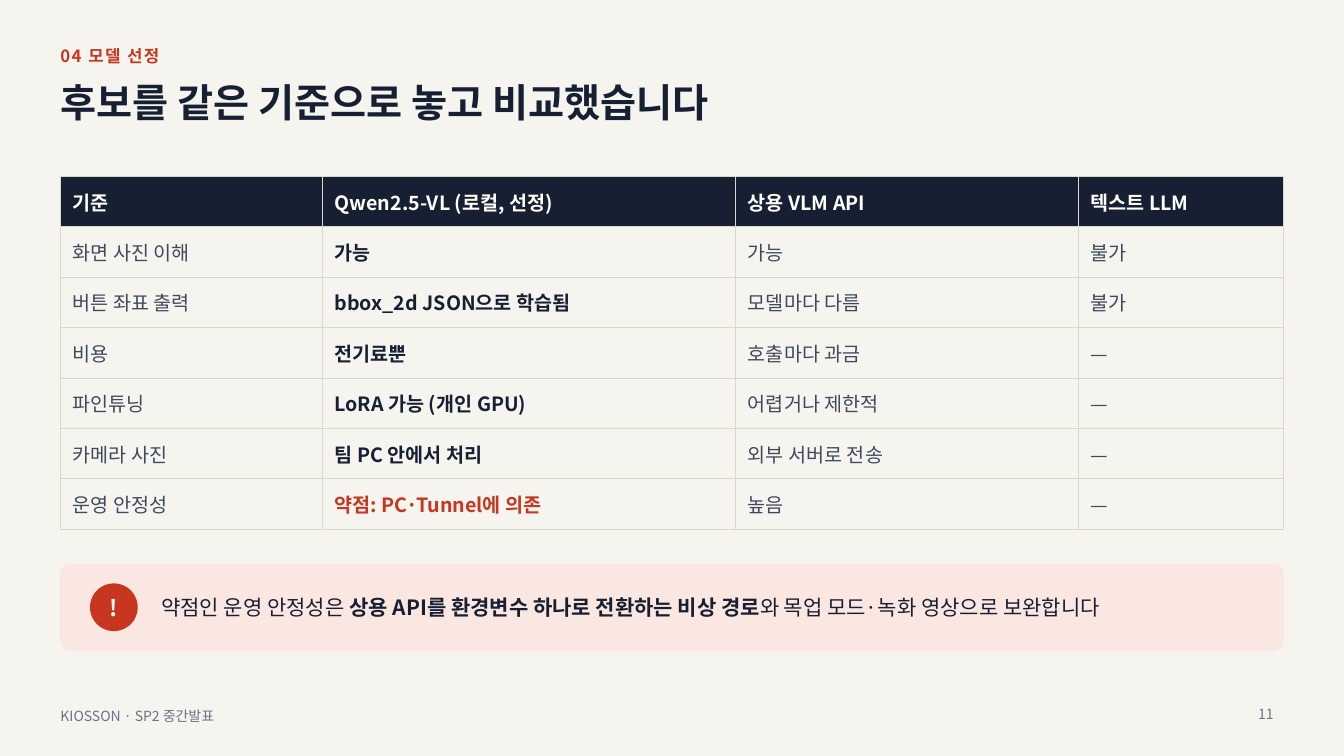
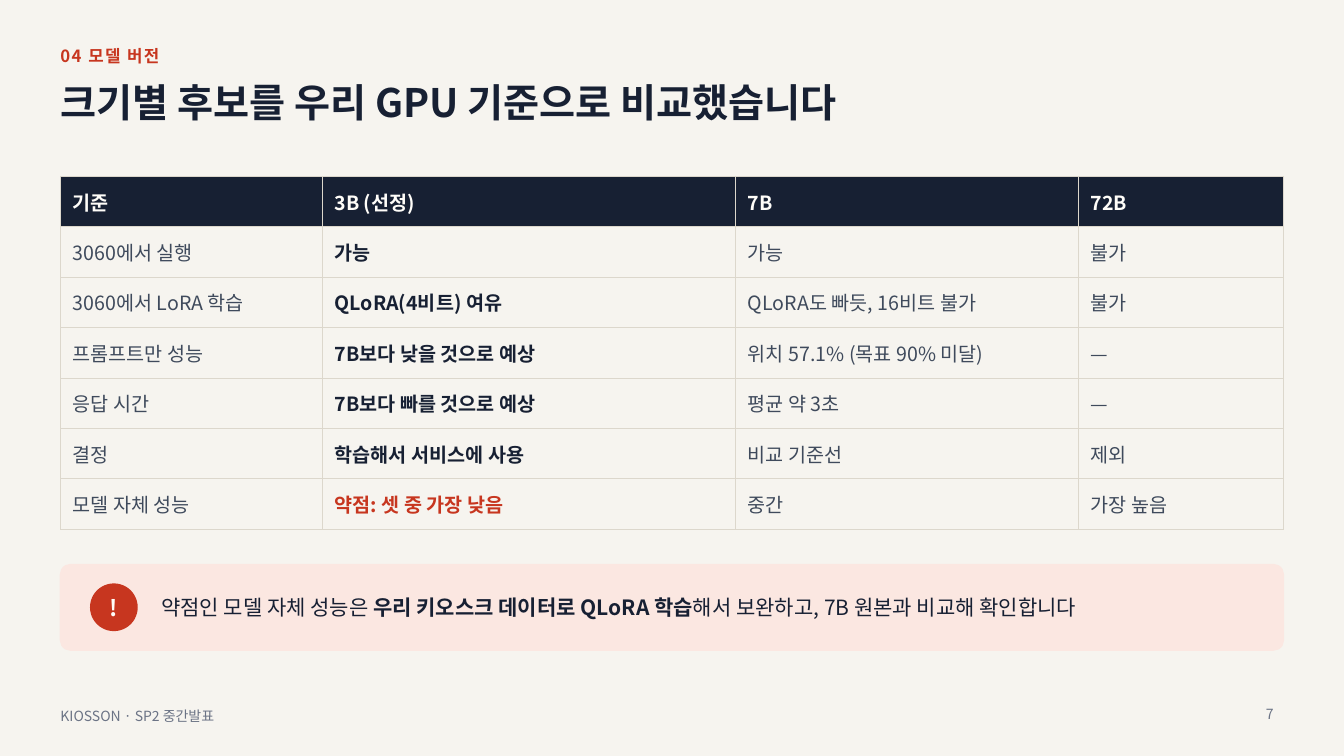
Before and after one commit to TeamProjectAIServiceDevelop/team-project, a slide deck: slide 7 of 자료/중간발표/중간발표.pptx (slide 11 before the commit). Drawn at 1344x756 pixels with LibreOffice and Linux fonts; fonts in the diff are those of the drawing. Boxes give left, top, right and bottom in pixels: in the first picture for what was removed or moved away, otherwise in the second. Text is boxed around its words. In the diff, an @@ line names an element or a change of style, - is before the commit and + after.

```diff
--- a/자료/중간발표/중간발표.pptx
+++ b/자료/중간발표/중간발표.pptx
@@ text at (60,48,159,64): text changed @@
-04 모델 선정
+04 모델 버전
@@ title at (60,84,836,121): text changed @@
-후보를 같은 기준으로 놓고 비교했습니다
+크기별 후보를 우리 GPU 기준으로 비교했습니다
@@ table at (60,176,1284,518) @@
-row 1: 기준 | Qwen2.5-VL (로컬, 선정) | 상용 VLM API | 텍스트 LLM
+row 1: 기준 | 3B (선정) | 7B | 72B
-row 2, column 1: 화면 사진 이해
+row 2, column 1: 3060에서 실행
-row 3: 버튼 좌표 출력 | bbox_2d JSON으로 학습됨 | 모델마다 다름 | 불가
+row 3: 3060에서 LoRA 학습 | QLoRA(4비트) 여유 | QLoRA도 빠듯, 16비트 불가 | 불가
-row 4: 비용 | 전기료뿐 | 호출마다 과금 | —
+row 4: 프롬프트만 성능 | 7B보다 낮을 것으로 예상 | 위치 57.1% (목표 90% 미달) | —
-row 5: 파인튜닝 | LoRA 가능 (개인 GPU) | 어렵거나 제한적 | —
+row 5: 응답 시간 | 7B보다 빠를 것으로 예상 | 평균 약 3초 | —
-row 6: 카메라 사진 | 팀 PC 안에서 처리 | 외부 서버로 전송 | —
+row 6: 결정 | 학습해서 서비스에 사용 | 비교 기준선 | 제외
-row 7: 운영 안정성 | 약점: PC·Tunnel에 의존 | 높음 | —
+row 7: 모델 자체 성능 | 약점: 셋 중 가장 낮음 | 중간 | 가장 높음
@@ text at (161,597,1077,620): text changed @@
-약점인 운영 안정성은 상용 API를 환경변수 하나로 전환하는 비상 경로와 목업 모드·녹화 영상으로 보완합니다
+약점인 모델 자체 성능은 우리 키오스크 데이터로 QLoRA 학습해서 보완하고, 7B 원본과 비교해 확인합니다
@@ page number at (1266,709,1274,719): text changed @@
-11
+7
```
Also in this commit, not shown: 6 other slides changed, 1 slide added, 4 slides removed, 2 other files.
